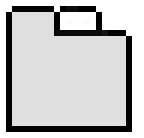
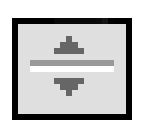
Comparing the layer stacks of the two 144px x 138px images. Changes:
added layer "Splitter" above "PageControl" over [12, 18, 132, 120]
hid "PageControl" over [6, 6, 132, 132]
